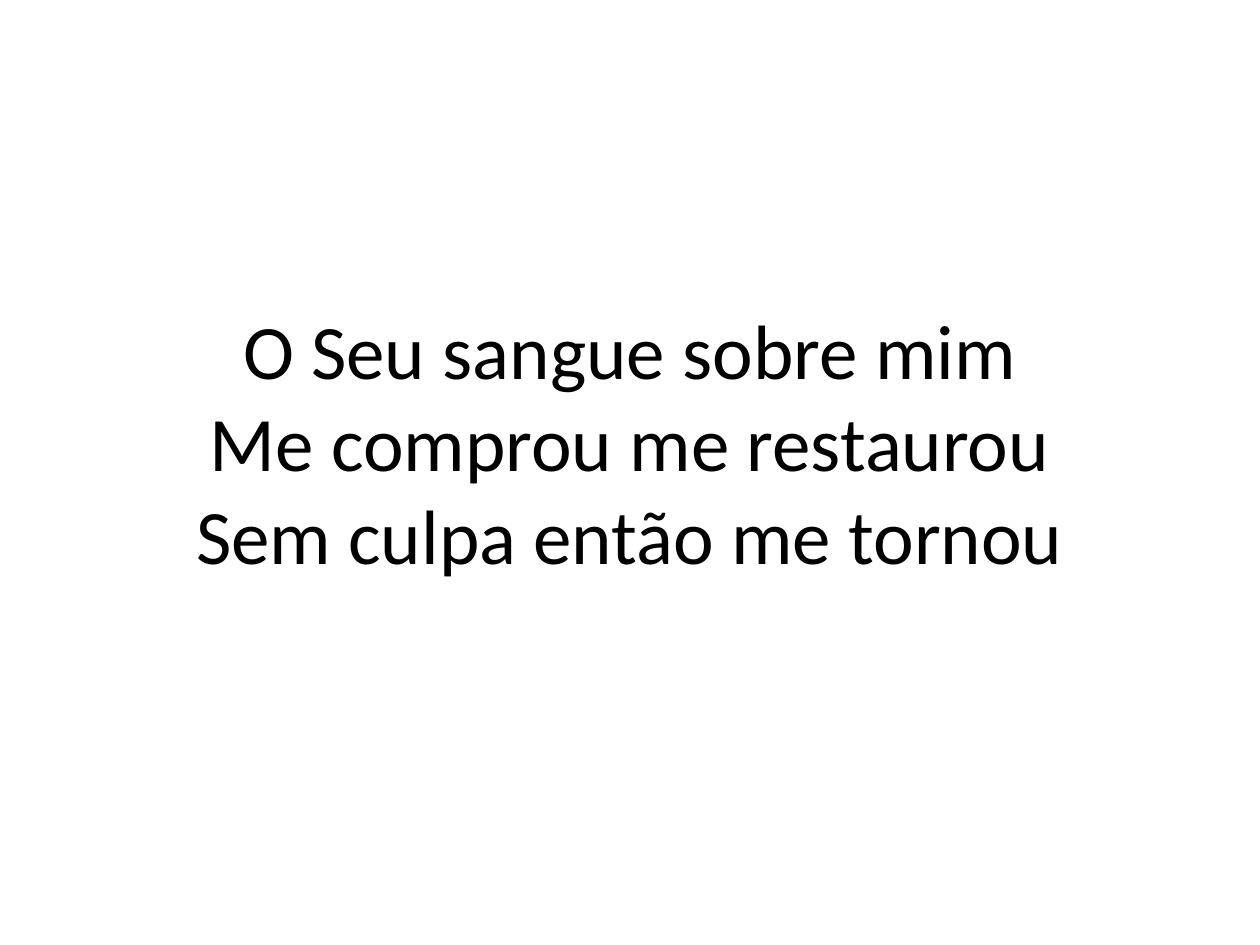
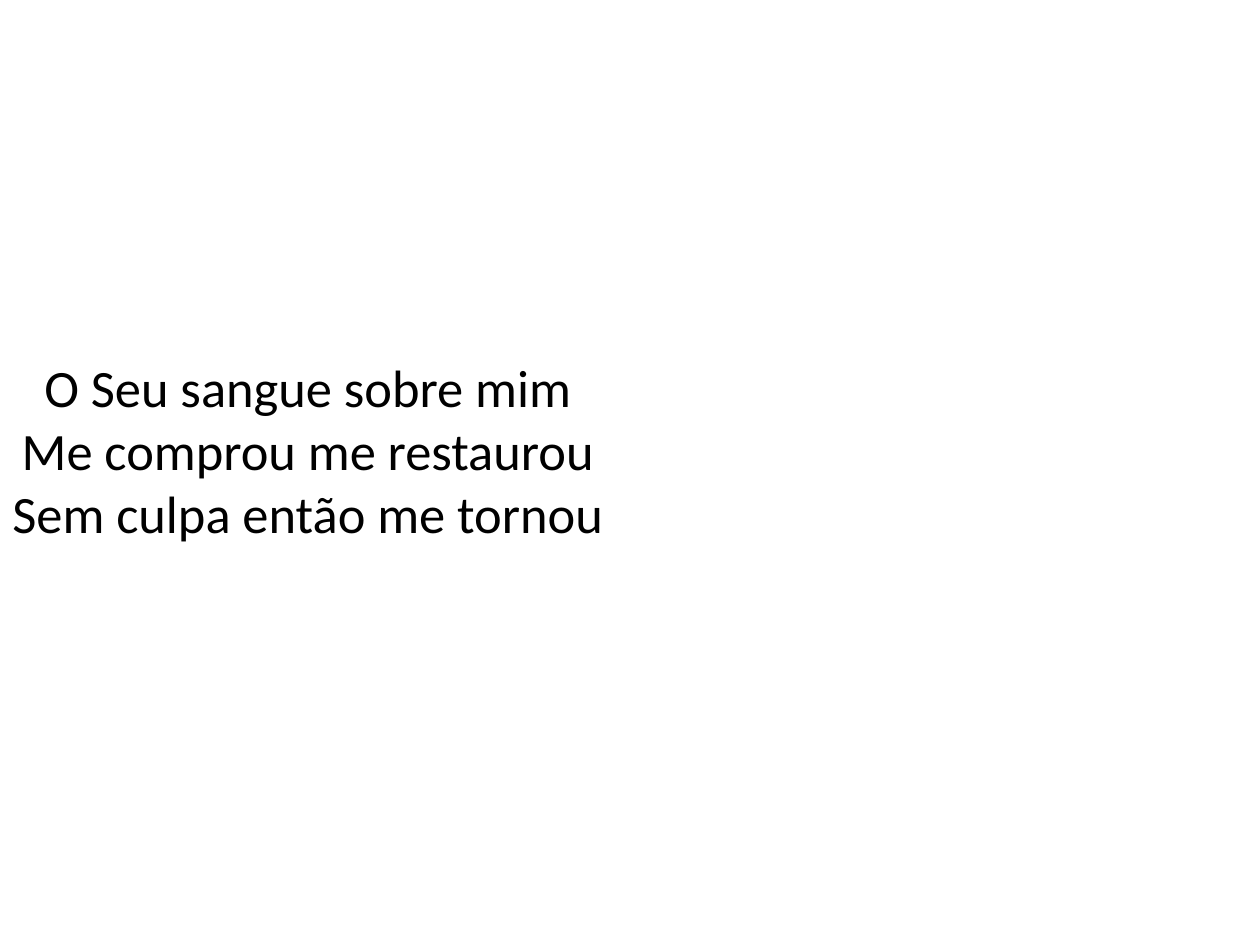
Before and after one commit to hugo-wemer/slide_creator, a slide deck: slide 7 of redencao.pptx. Drawn at 1260x945 pixels with LibreOffice and Linux fonts; fonts in the diff are those of the drawing. Boxes give left, top, right and bottom in pixels: in the first picture for what was removed or moved away, otherwise in the second. Text is boxed around its words. In the diff, an @@ line names an element or a change of style, - is before the commit and + after.

```diff
--- a/redencao.pptx
+++ b/redencao.pptx
@@ text "O Seu sangue sobre mim ..." at [12, 370, 603, 542]: vertical alignment middle to top @@
@@ text at [12, 370, 603, 542]: text changed; size 44 to 30 pt @@
-O Seu sangue sobre mim
-Me comprou me restaurou
-Sem culpa então me tornou
+O Seu sangue sobre mim
+Me comprou me restaurou
+Sem culpa então me tornou
```
Also in this commit, not shown: 9 other slides changed, 1 other file.
